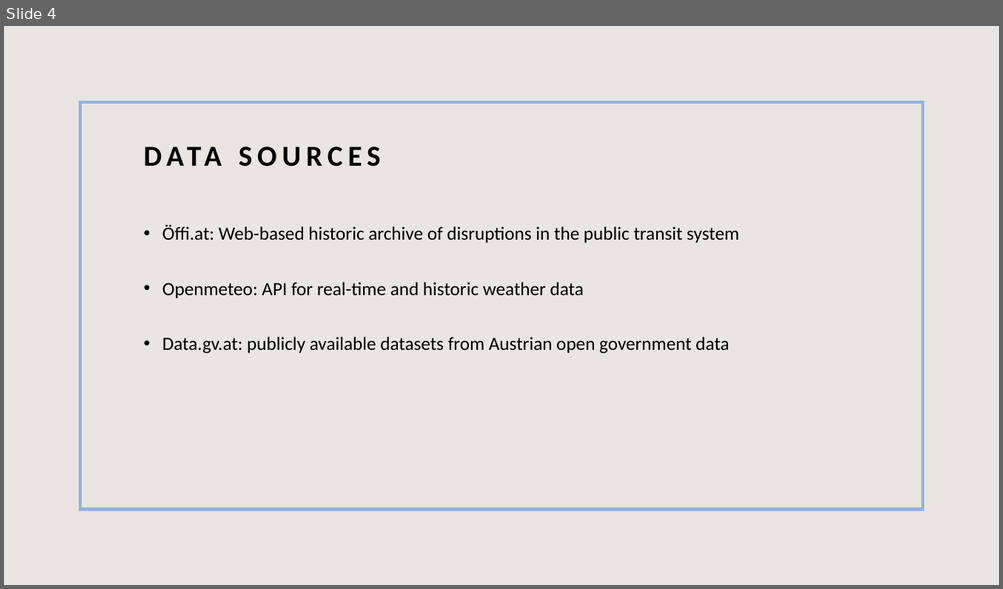
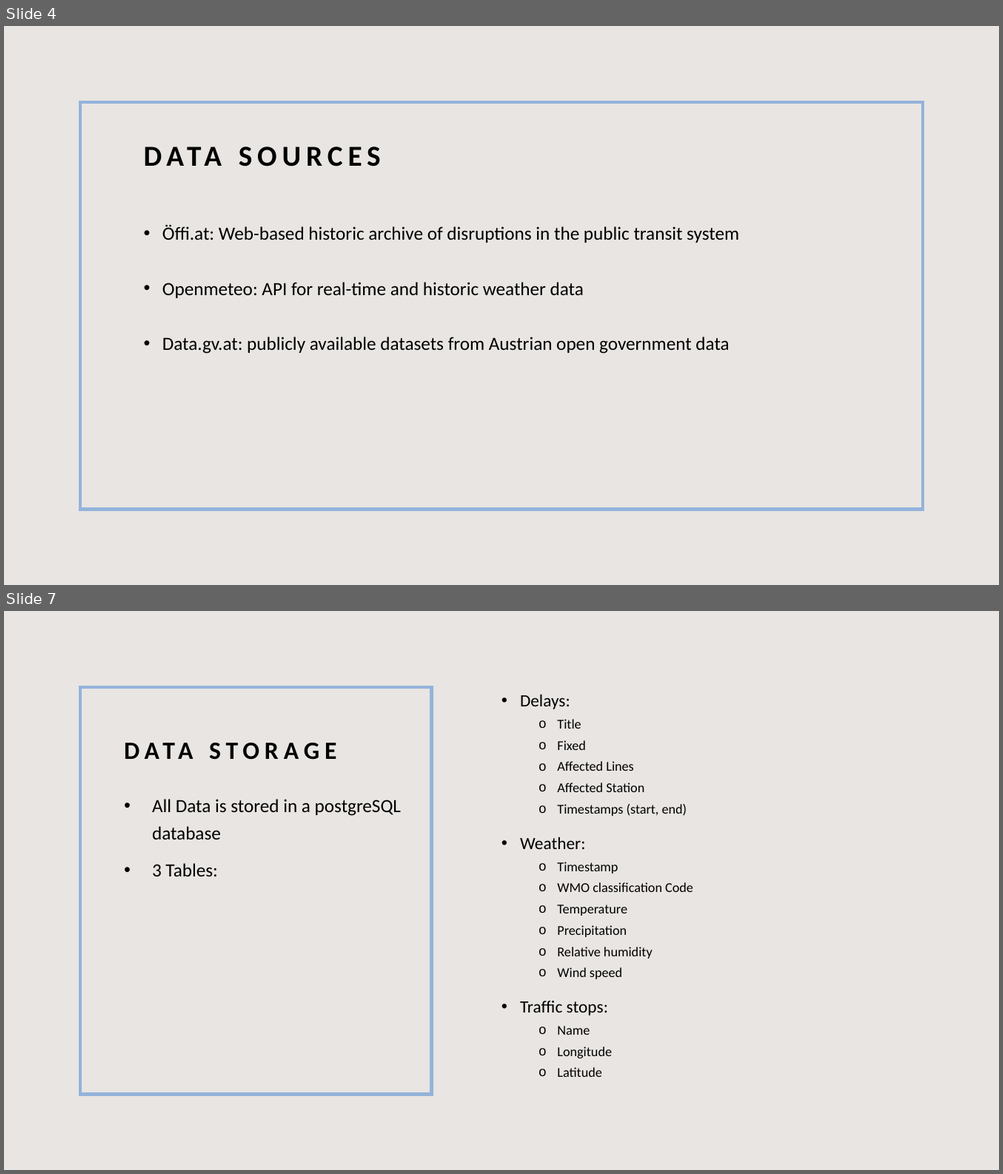
Before and after one commit to toporek3112/vienna_public-transport_weather_correlation, a slide deck: dsi_project.pptx. Shown one above the other, each under a label of ours: slide 4 before the commit, slides 4 and 7 after it; the slides between them are not shown. The pictures are 1003x589 and 1003x1174 pixels, drawn with LibreOffice and Linux fonts; fonts in the diff are those of the drawing. Boxes give left, top, right and bottom in pixels: in the first picture for what was removed or moved away, otherwise in the second. Text is boxed around its words. In the diff, an @@ line names an element or a change of style, - is before the commit and + after.

```diff
--- a/dsi_project.pptx
+++ b/dsi_project.pptx
@@ slide 7 added at [4, 611, 999, 1170], background #E8E5E2 @@
@@ rectangle added at [80, 687, 432, 1094], outline #94B3DB 3 pt @@
@@ text added at [520, 695, 693, 1077], 12.9 pt, text #000000 @@
+• Delays:
+  o Title
+  o Fixed
+  o Affected Lines
+  o Affected Station
+  o Timestamps (start, end)
+• Weather:
+  o Timestamp
+  o WMO classification Code
+  o Temperature
+  o Precipitation
+  o Relative humidity
+  o Wind speed
+• Traffic stops:
+  o Name
+  o Longitude
+  o Latitude
@@ text added at [152, 799, 401, 877], 18 pt, text #000000 @@
+• All Data is stored in a postgreSQL database
+• 3 Tables:
@@ title added at [176, 800, 211, 812], 24 pt, text #000000, bold @@
+DATA STORAGE
```
Also in this commit, not shown: 2 slides changed, 4 other slides added, 2 slides removed.
